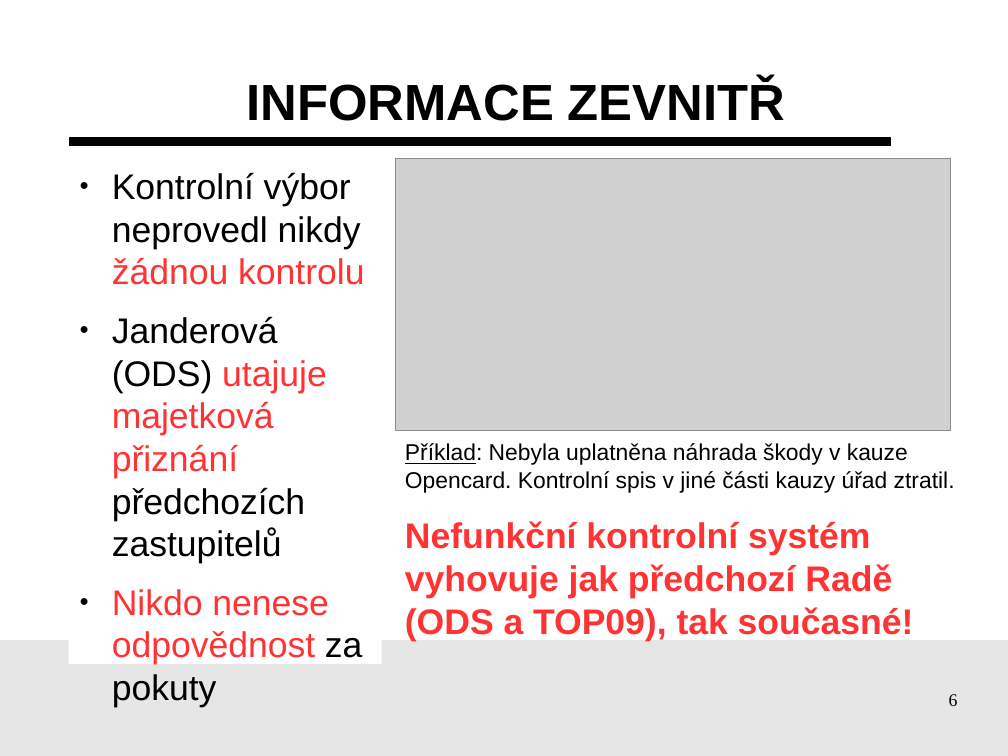
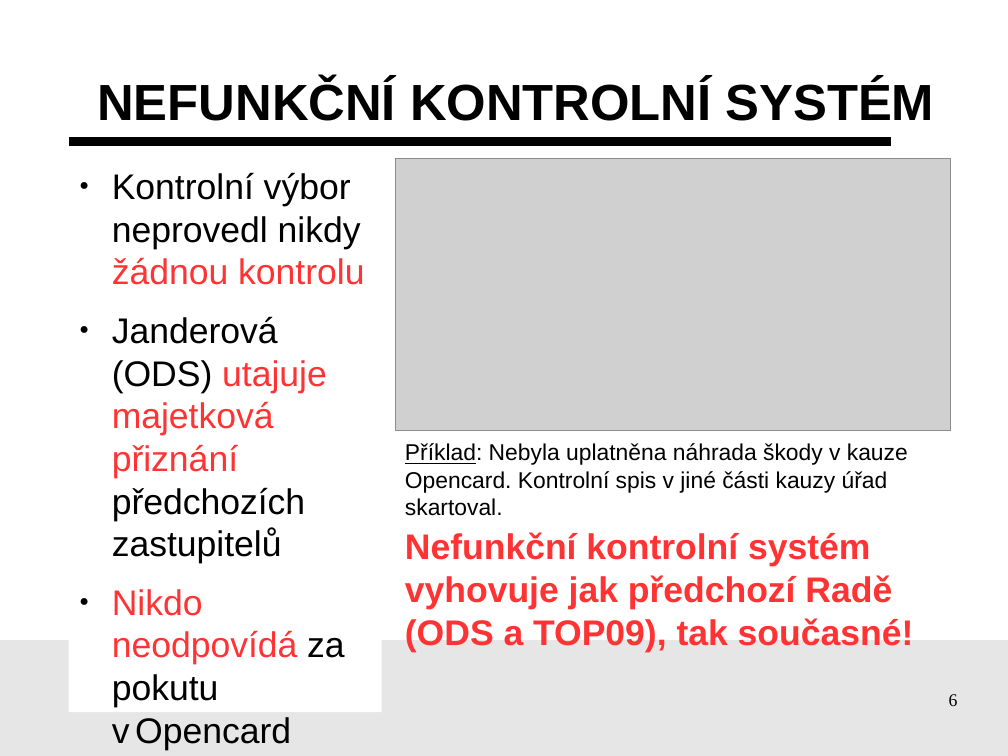
Before and after one commit to pirati-cz/KlubPraha, a slide deck: slide 6 of prezentace/2015/prezentace.odp. Drawn at 1008x756 pixels with LibreOffice and Linux fonts; fonts in the diff are those of the drawing; grey boxes stand for pictures; background and template pictures are left out. Boxes give left, top, right and bottom in pixels: in the first picture for what was removed or moved away, otherwise in the second. Text is boxed around its words. In the diff, an @@ line names an element or a change of style, - is before the commit and + after.

```diff
--- a/prezentace/2015/prezentace.odp
+++ b/prezentace/2015/prezentace.odp
@@ title at (97,80,935,121): text changed @@
-INFORMACE ZEVNITŘ
+NEFUNKČNÍ KONTROLNÍ SYSTÉM
@@ text at (405,443,908,516): text changed @@
-Příklad: Nebyla uplatněna náhrada škody v kauze Opencard. Kontrolní spis v jiné části kauzy úřad ztratil.
+Příklad: Nebyla uplatněna náhrada škody v kauze Opencard. Kontrolní spis v jiné části kauzy úřad skartoval.
@@ text "Nefunkční kontrolní systém vyhovuje jak ...": place and size @@
-text "Nefunkční kontrolní systém vyhovuje jak ..." at (405,521,914,641)
+text "Nefunkční kontrolní systém vyhovuje jak ..." at (405,532,914,652)
@@ text at (112,589,345,750): text changed; text colour #FF3333 to #000000 @@
-● Nikdo nenese odpovědnost za pokuty
+● Nikdo neodpovídá za pokutu v Opencard
```
Also in this commit, not shown: 3 other slides changed, 1 slide added, 1 slide removed.
